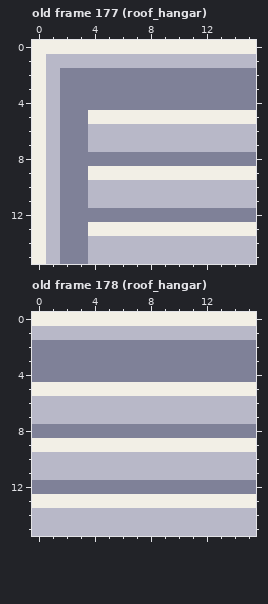
Pixel-art file: art/roofs.aseprite. That is the earlier state.
16x16 pixels, 198 frames. Shown: old frame 177 (roof_hangar), old frame 178 (roof_hangar). The commit also changed other frames, which this record leaves out.
And afterwards:
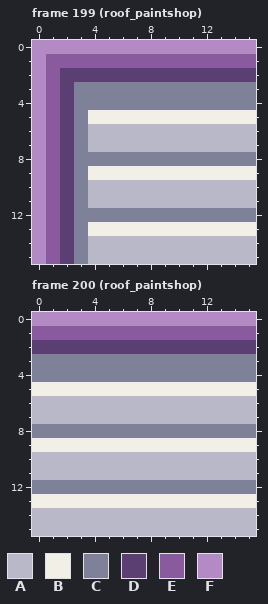
Palette (. is transparent): A #b8b8c8  B #f2efe6  C #7f8198  D #5b3f73  E #8a5a9e  F #b48ac4
A new or re-ordered frame is compared with the old frame closest to it.
Edits made:
frames 198 -> 209
Changed rows in their new state; - is an unchanged pixel.
Frame 199 (roof_paintshop) is new; against old frame 177 (roof_hangar):
first column x 0:
 0 FFFFFFFFFFFFFFFF
 1 FEEEEEEEEEEEEEEE
 2 FEDDDDDDDDDDDDDD
 3 FED-------------
 4 FED-------------
 5 FED-------------
 6 FED-------------
 7 FED-------------
 8 FED-------------
 9 FED-------------
10 FED-------------
11 FED-------------
12 FED-------------
13 FED-------------
14 FED-------------
15 FED-------------
Frame 200 (roof_paintshop) is new; against old frame 178 (roof_hangar):
first column x 0:
 0 FFFFFFFFFFFFFFFF
 1 EEEEEEEEEEEEEEEE
 2 DDDDDDDDDDDDDDDD
Boxes around the changes in both pictures, in picture pixels (x1, y1, x2, y2):
changed: (32, 40, 256, 264)
changed: (32, 312, 256, 354)
